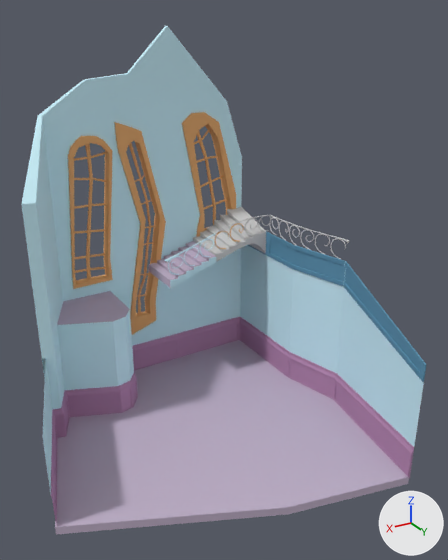
What one commit did to the FBX model Assets/Art/Environment/Room_Sword_1.fbx.
Rendered twice from a 50 mm camera at (54.7, 16.3, 13.8) aimed at (40.2, -8.0, 1.6). Arrows for +X, +Y and +Z are at lower right; the lights stay in place. Where no turn or scale is listed for an object, it has been applied to the vertices. Vertices at the same position are counted once.

In view in the first picture: 'Escalera_inv', 'Escenograf', 'Sala_Espada'.
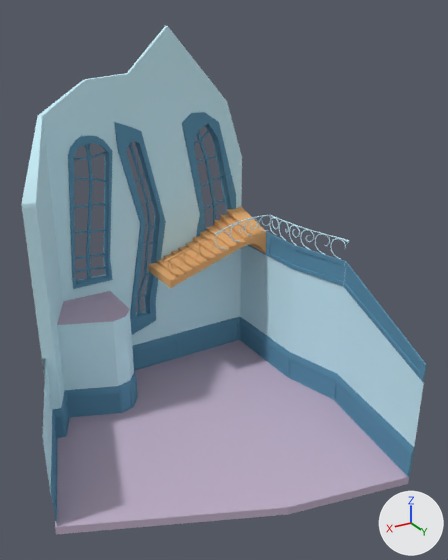
Location of each change, [x1, y1, x2, y2] in pixels of the pictures (448 x 560 px):
part 1 of me_mesh, deleted
    before: [230, 223, 244, 241]
part 2 of me_mesh, recoloured
    both: [51, 316, 414, 523]
part 3 of me_mesh, recoloured
    both: [68, 112, 236, 335]
part 4 of me_mesh_002, recoloured
    both: [170, 257, 216, 288]
part 5 of me_mesh_002, recoloured (grey to orange)
    both: [149, 241, 216, 288]
part 6 of me_mesh_003, added
    after: [230, 223, 244, 241]
part 7 of me_mesh_003, recoloured (grey to blue)
    both: [214, 215, 349, 259]
part 8 of me_mesh_003, recoloured (grey to orange)
    both: [193, 207, 266, 262]

The change, as a list of edits to the scene's bpy script:
```text
Change me_mesh_003:
    used by ob_escenograf; location = (41.37, -8.86, -8.28)
    remove me_mesh_003.from_pydata(...)  # 3719 vertices, 7176 faces; spans x -9.13..-4.25, y -8.18..1.07, z 7.95..10.63
    add me_mesh_003.from_pydata(...)  # 4361 vertices, 8416 faces; spans x -9.13..-4.25, y -8.18..1.07, z 7.95..10.63
    me_mesh_003 part 6: a new loose piece of 361 vertices spanning x -6.31..-5.31, y -5.37..-5.31, z 9.13..10.33, in mat_material__11 (cyan #caf0fb)
    me_mesh_003 part 7: 6646 faces spanning x -9.13..-4.25, y -5.38..1.07, z 9.27..10.63 switch from mat_03___default (light grey #cacaca) to mat_material__11 (cyan #caf0fb)
    me_mesh_003 part 8: 530 faces spanning x -7.94..-4.26, y -8.18..-5.18, z 7.95..10.35 switch from mat_03___default (light grey #cacaca) to mat_material__15 (orange #e5ab6e)
Change me_mesh_002:
    where me_mesh_002.from_pydata(...)  # 264 vertices, 512 faces; spans x 0.26..3.4, y 0.0..3.0, z -1.3..0.16
    used by ob_escalera_inv; location = (36.84, -17.04, 0.19)
    me_mesh_002 part 4: all 244 faces that had it switch from mat_material__11 (cyan #caf0fb) to mat_material__15 (orange #e5ab6e)
    me_mesh_002 part 5: all 268 faces that had it switch from mat_material__12 (light grey #c0b0c8) to mat_material__15 (orange #e5ab6e)
Change me_mesh:
    used by ob_sala_espada; location = (41.37, -8.86, -8.28)
    remove me_mesh.from_pydata(...)  # 2984 vertices, 5757 faces; spans x -8.8..8.8, y -8.9..8.5, z 0.0..21.4
    add me_mesh.from_pydata(...)  # 2335 vertices, 4504 faces; spans x -8.8..8.8, y -8.9..8.5, z 0.0..21.4
    me_mesh part 1: the loose piece of 361 vertices spanning x -6.3..-5.3, y -5.4..-5.3, z 9.1..10.3 is deleted
    me_mesh part 2: 797 faces spanning x -8.8..8.8, y -8.8..8.5, z 0.0..5.5 switch from mat_material__14 (pink #b385ad) to mat_material__13 (blue #5890ad)
    me_mesh part 3: 3076 faces spanning x -8.0..3.7, y -8.9..-8.1, z 3.0..21.4 switch from mat_material__15 (orange #e5ab6e) to mat_material__13 (blue #5890ad)
```
